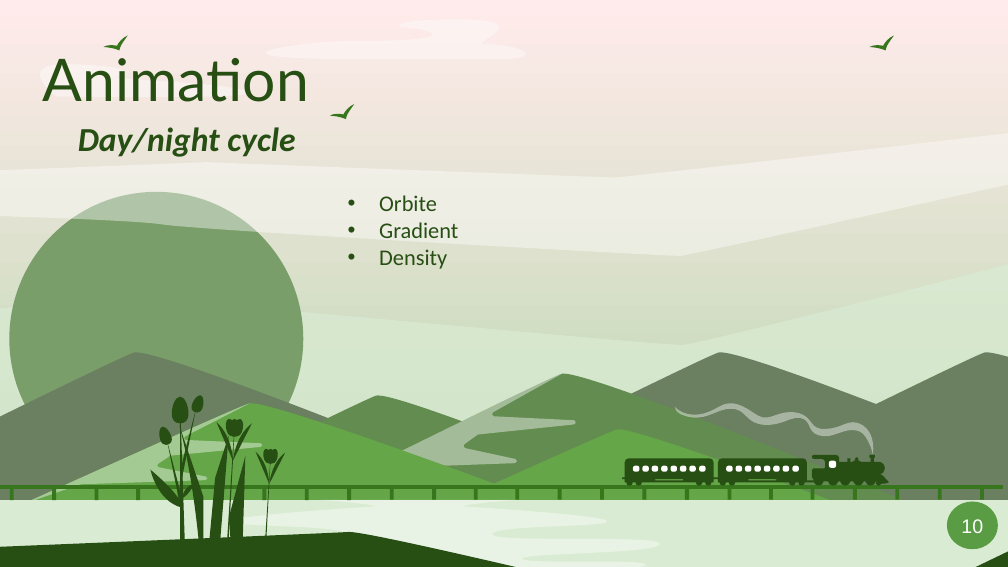
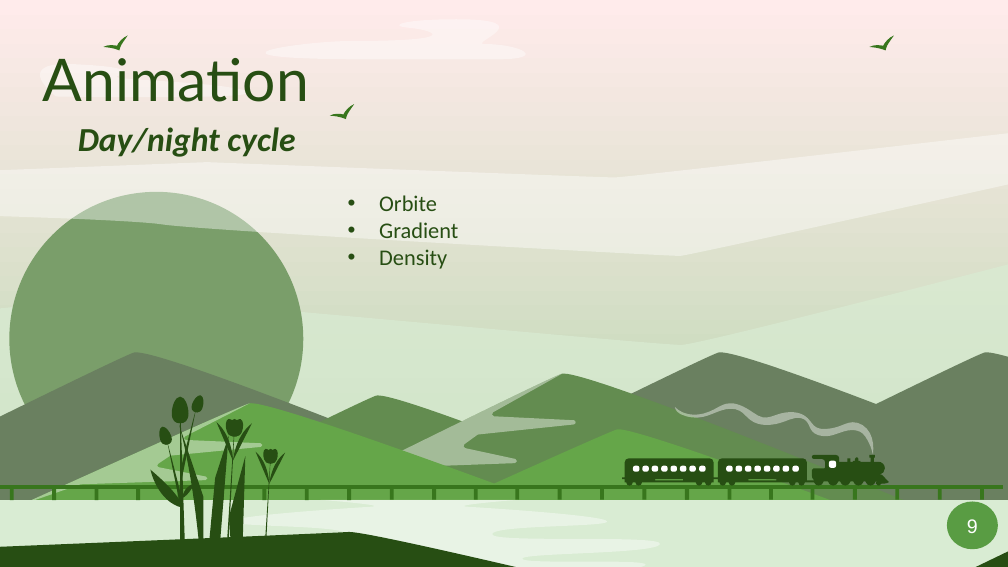
Before and after one commit to Smoother19/MusicAnimation, a slide deck: slide 9 of docs/presentation/PresAlpha.pptx (slide 10 before the commit). Drawn at 1008x567 pixels with LibreOffice and Linux fonts; fonts in the diff are those of the drawing. Boxes give left, top, right and bottom in pixels: in the first picture for what was removed or moved away, otherwise in the second. Text is boxed around its words. In the diff, an @@ line names an element or a change of style, - is before the commit and + after.

```diff
--- a/docs/presentation/PresAlpha.pptx
+++ b/docs/presentation/PresAlpha.pptx
@@ text in freeform shape at [967, 519, 978, 533]: text changed @@
-10
+9
```
Also in this commit, not shown: 13 other slides changed, 4 slides added, 5 slides removed.
